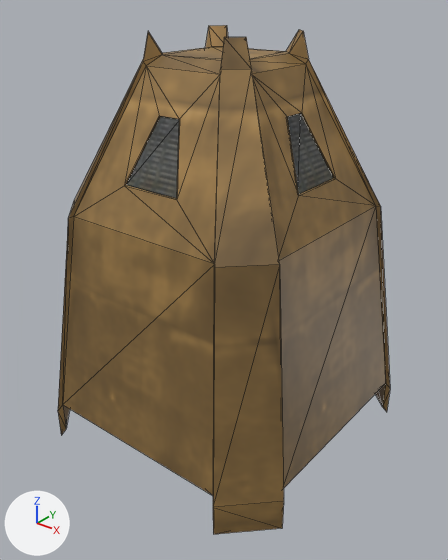
A saved change to the COLLADA model art/animation/drop_pod_1_down.dae.
Before and after are seen from a 50 mm lens placed at (8.32, -10.46, 10.03), pointed at (0.2, -0.3, 3.74). Lighting does not change. The marker at lower left points along +X, +Y and +Z. Mesh edges are drawn as thin lines. Where no turn or scale is listed for an object, it has been applied to the vertices.

The scene before the commit, as lines of its bpy script (objects in view):
```python
mat_materiais = principled_material('Materiais')
mat_materiais.texture = img_coalition_struct_png
me_cubo = bpy.data.meshes.new('Cubo')
me_cubo.from_pydata(...)  # 352 vertices, 644 faces; spans x -3.45..3.45, y -3.45..3.45, z -0.44..8.81
me_cubo.materials.append(mat_materiais)  # picture img_coalition_struct_png
ob_drop_pod_1 = bpy.data.objects.new('drop_pod_1', me_cubo)
ob_drop_pod_1.location = (0.0, 0.0, 0.29)
```
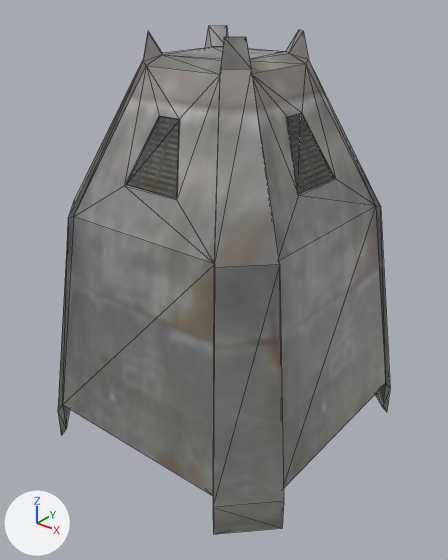
Pixel boxes (x1, y1, x2, y2) of what changed, in the pictures (448 x 560 px):
'drop_pod_1', surface changed (brown to grey)
    both: (58, 25, 390, 534)

Patch to the scene script:
```diff
--- a/art/animation/drop_pod_1_down.dae.py
+++ b/art/animation/drop_pod_1_down.dae.py
@@ img_alliance_struct_png @@
+img_alliance_struct_png = load_image('alliance_struct.png', '../textures/skins/structural/alliance_struct.png', 2048, 1024, 'sRGB')
@@ mat_materiais @@
 mat_materiais = principled_material('Materiais')
-mat_materiais.texture = img_coalition_struct_png
+mat_materiais.texture = img_alliance_struct_png
```
